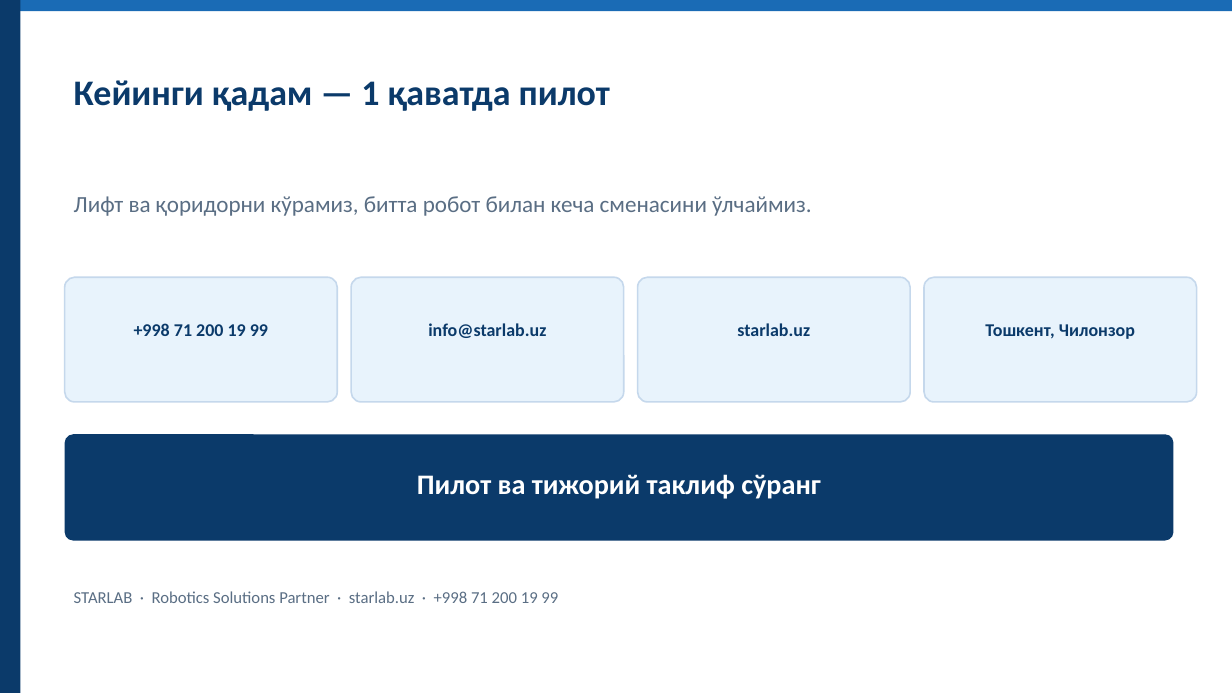
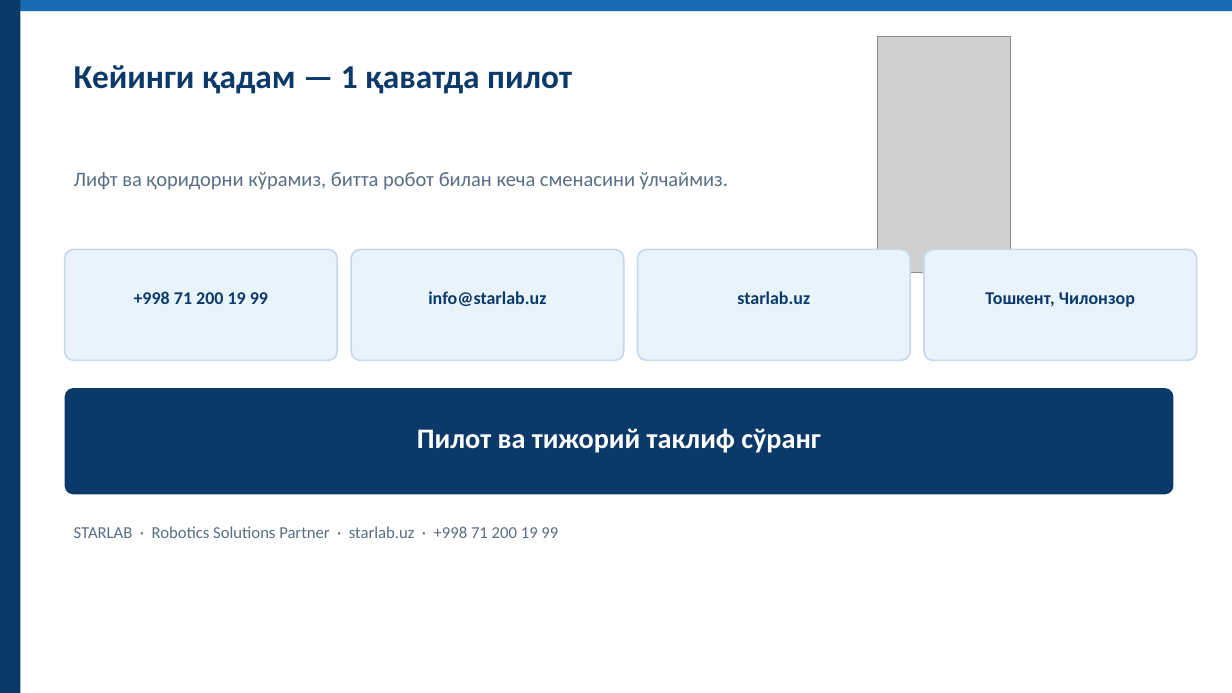
Before and after one commit to Musobek0809/moliya-bot, a slide deck: slide 15 of presentations/ROBOSANT_Mehmonxona_UZ_kirill.pptx. Drawn at 1232x693 pixels with LibreOffice and Linux fonts; fonts in the diff are those of the drawing; grey boxes stand for pictures. Boxes give left, top, right and bottom in pixels: in the first picture for what was removed or moved away, otherwise in the second. Text is boxed around its words. In the diff, an @@ line names an element or a change of style, - is before the commit and + after.

```diff
--- a/presentations/ROBOSANT_Mehmonxona_UZ_kirill.pptx
+++ b/presentations/ROBOSANT_Mehmonxona_UZ_kirill.pptx
@@ text "Кейинги қадам — 1 қаватда ..." moved from (x1=74, y1=80, x2=610, y2=111) to (x1=74, y1=65, x2=572, y2=94) @@
@@ text "Кейинги қадам — 1 қаватда ..." at (x1=74, y1=65, x2=572, y2=94): size 28 to 26 pt @@
@@ picture added at (x1=878, y1=37, x2=1010, y2=273) @@
@@ text "Лифт ва қоридорни кўрамиз, битта ..." moved from (x1=74, y1=196, x2=812, y2=216) to (x1=74, y1=172, x2=728, y2=190) @@
@@ text "Лифт ва қоридорни кўрамиз, битта ..." at (x1=74, y1=172, x2=728, y2=190): size 18 to 16 pt @@
@@ rounded rectangle resized from (x1=65, y1=277, x2=337, y2=402) to (x1=65, y1=250, x2=337, y2=360) @@
@@ rounded rectangle resized from (x1=351, y1=277, x2=624, y2=402) to (x1=351, y1=250, x2=624, y2=360) @@
@@ rounded rectangle resized from (x1=638, y1=277, x2=910, y2=402) to (x1=638, y1=250, x2=910, y2=360) @@
@@ rounded rectangle resized from (x1=924, y1=277, x2=1197, y2=402) to (x1=924, y1=250, x2=1197, y2=360) @@
@@ 4 texts moved together from (x1=134, y1=323, x2=1135, y2=339) to (x1=134, y1=291, x2=1135, y2=307) @@
@@ rounded rectangle moved from (x1=65, y1=434, x2=1174, y2=541) to (x1=65, y1=388, x2=1174, y2=494) @@
@@ text "Пилот ва тижорий таклиф сўранг" moved from (x1=417, y1=474, x2=821, y2=499) to (x1=417, y1=428, x2=821, y2=453) @@
@@ text "STARLAB · Robotics Solutions Partner ..." moved from (x1=74, y1=591, x2=558, y2=603) to (x1=74, y1=526, x2=558, y2=538) @@
```
Also in this commit, not shown: 6 other slides changed, 29 other files.
